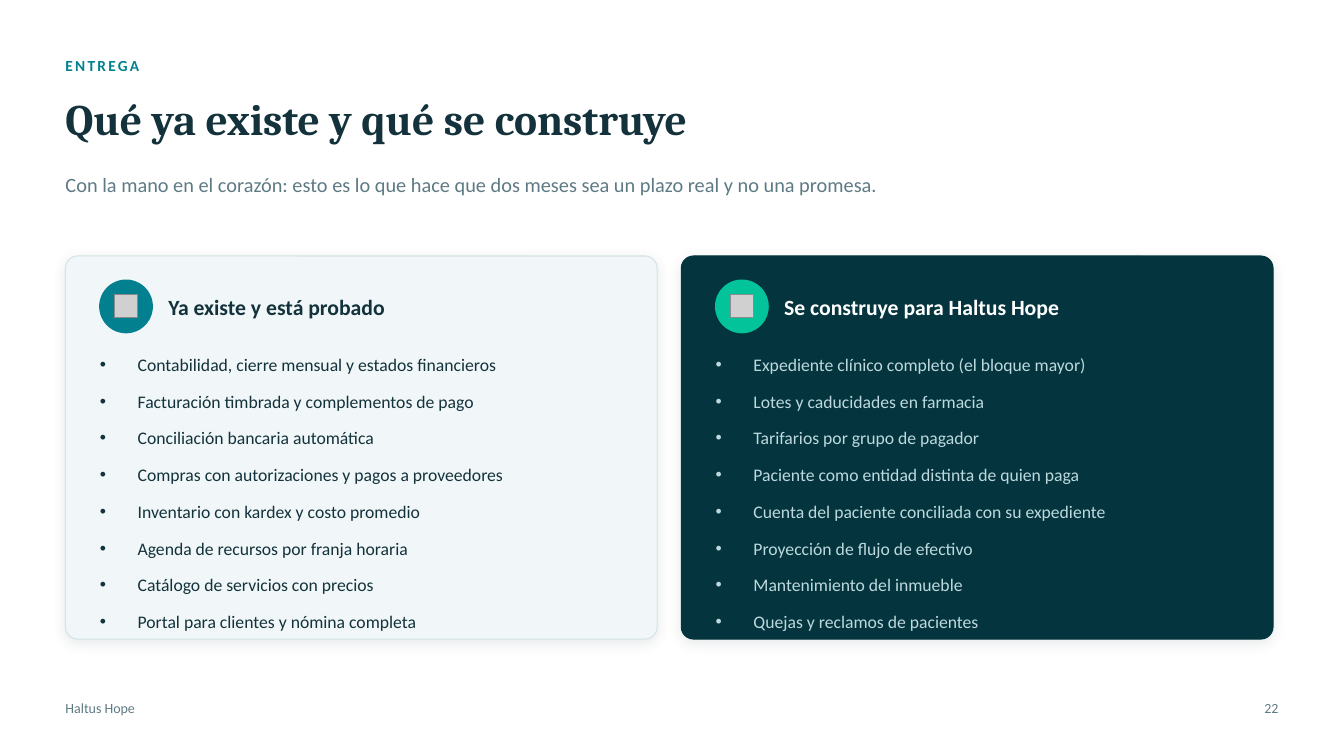
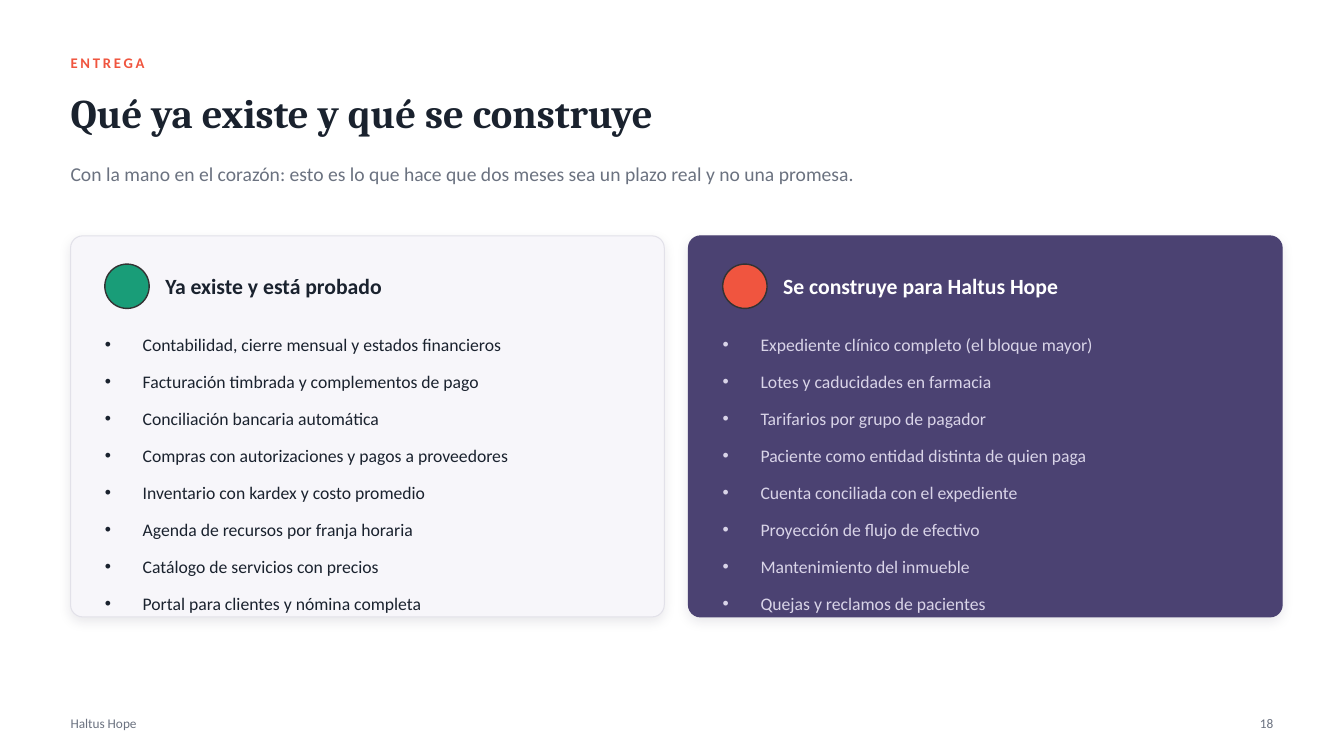
Before and after one commit to juanjobarroeta/contabilidad-os, a slide deck: slide 18 of docs/presentaciones/haltus-hope.pptx (slide 22 before the commit). Drawn at 1344x756 pixels with LibreOffice and Linux fonts; fonts in the diff are those of the drawing; grey boxes stand for pictures. Boxes give left, top, right and bottom in pixels: in the first picture for what was removed or moved away, otherwise in the second. Text is boxed around its words. In the diff, an @@ line names an element or a change of style, - is before the commit and + after.

```diff
--- a/docs/presentaciones/haltus-hope.pptx
+++ b/docs/presentaciones/haltus-hope.pptx
@@ text "ENTREGA" at box(71, 58, 145, 68): size 11 to 10.5 pt, text colour #028090 to #F0553F, letter spacing 1.6 to 2 pt @@
@@ text "Qué ya existe y qué ..." at box(71, 99, 653, 137): size 31 to 29 pt, text colour #13323B to #1A222E @@
@@ text "Con la mano en el ...": place and size @@
-text "Con la mano en el ..." at box(65, 178, 876, 196)
+text "Con la mano en el ..." at box(71, 167, 854, 184)
@@ text "Con la mano en el ..." at box(71, 167, 854, 184): size 14.5 to 14 pt, text colour #5E7A84 to #6B7280 @@
@@ rounded rectangle at box(71, 236, 664, 617): fill #F1F7F8 to #F7F6FA; outline #D3E3E6 0.75 pt to #E2E1E9 0.75 pt; shadow changed @@
@@ 2 texts, 2 rounded rectangles: place and size @@
-2 texts, 2 rounded rectangles at box(66, 256, 1273, 639)
+2 texts, 2 rounded rectangles at box(71, 236, 1282, 617)
@@ rounded rectangle at box(689, 236, 1282, 617): fill #04353F to #4B4272; outline #04353F 0.75 pt to #4B4272 0.75 pt; shadow changed @@
@@ ellipse: place and size @@
-ellipse at box(100, 280, 152, 333)
+ellipse at box(105, 264, 149, 309)
@@ ellipse at box(105, 264, 149, 309): fill #028090 to #199D78; outline #028090 1 pt to #333333 1 pt @@
@@ text "Ya existe y está probado": place and size @@
-text "Ya existe y está probado" at box(168, 299, 384, 319)
+text "Ya existe y está probado" at box(165, 278, 381, 298)
@@ text "Ya existe y está probado" at box(165, 278, 381, 298): text colour #13323B to #1A222E @@
@@ ellipse: place and size @@
-ellipse at box(716, 280, 768, 333)
+ellipse at box(723, 264, 767, 309)
@@ ellipse at box(723, 264, 767, 309): fill #02C39A to #F0553F; outline #02C39A 1 pt to #333333 1 pt @@
@@ text "Se construye para Haltus Hope": place and size @@
-text "Se construye para Haltus Hope" at box(784, 299, 1059, 319)
+text "Se construye para Haltus Hope" at box(783, 278, 1058, 298)
@@ picture removed at box(115, 295, 138, 319) @@
@@ picture removed at box(731, 295, 754, 319) @@
@@ text "Contabilidad, cierre mensual y estados ..." at box(143, 338, 508, 613): text colour #13323B to #1A222E; line spacing 1.14 to 1.15 @@
@@ text at box(761, 338, 1093, 613): text colour #BDD9DE to #D9D4E8 in "Expediente clínico completo (el bloque mayor)", "Lotes y caducidades en farmacia", "Tarifarios por grupo de pagador", "Paciente como entidad distinta de quien paga" and 3 more places; line spacing 1.14 to 1.15 @@
@@ text at box(761, 487, 1018, 502): text changed; text colour #BDD9DE to #D9D4E8 @@
-• Cuenta del paciente conciliada con su expediente
+• Cuenta conciliada con el expediente
@@ text "Haltus Hope": place and size @@
-text "Haltus Hope" at box(65, 703, 135, 715)
+text "Haltus Hope" at box(71, 719, 137, 730)
@@ text "Haltus Hope" at box(71, 719, 137, 730): size 10 to 9.5 pt, text colour #5E7A84 to #6B7280 @@
@@ text added at box(1260, 719, 1273, 728), 9.5 pt, text #6B7280 @@
+18
@@ text removed at box(1264, 704, 1278, 713) @@
-22
```
Also in this commit, not shown: 7 other slides changed, 12 slides added, 16 slides removed, 12 other files.
